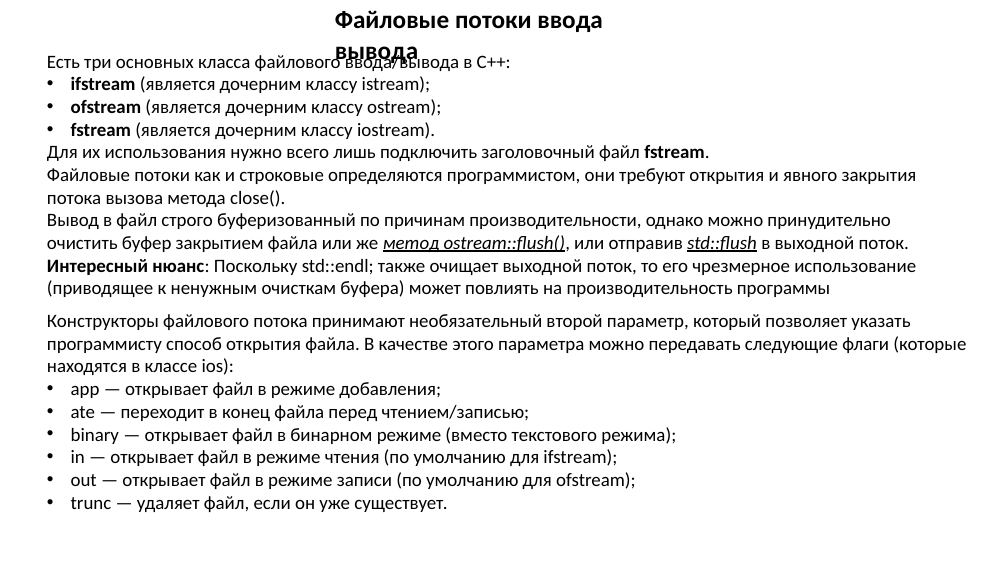
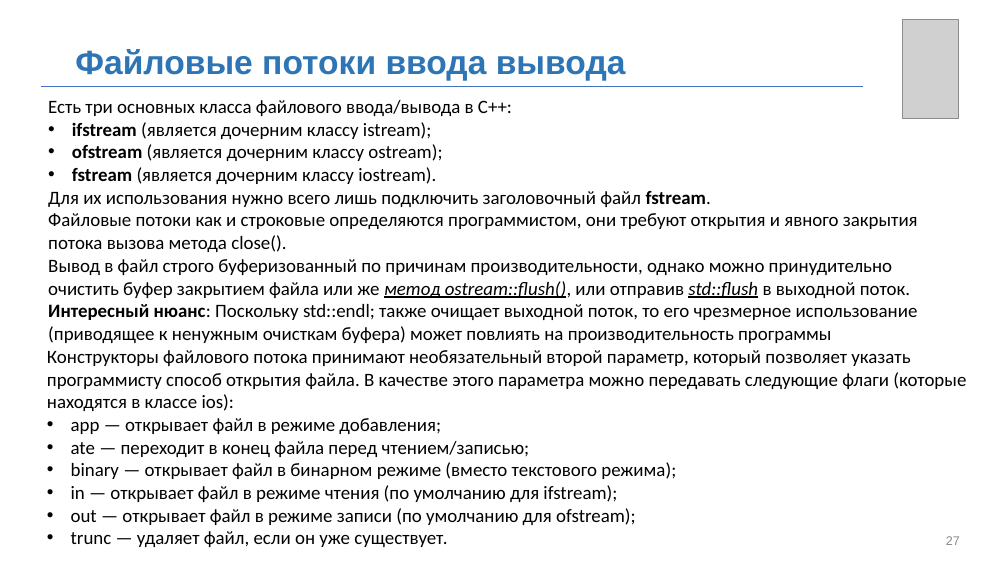
Before and after one commit to MUCTR-IKT-CPP/cpp_course, a slide deck: slide 27 of Лекции/2022/6/Абстрактные классы.pptx (slide 18 before the commit). Drawn at 1008x567 pixels with LibreOffice and Linux fonts; fonts in the diff are those of the drawing; grey boxes stand for pictures; background and template pictures are left out. Boxes give left, top, right and bottom in pixels: in the first picture for what was removed or moved away, otherwise in the second. Text is boxed around its words. In the diff, an @@ line names an element or a change of style, - is before the commit and + after.

```diff
--- a/Лекции/2022/6/Абстрактные классы.pptx
+++ b/Лекции/2022/6/Абстрактные классы.pptx
@@ picture added at (902,20,958,119) @@
@@ text "Файловые потоки ввода вывода": place and size @@
-text "Файловые потоки ввода вывода" at (335,10,603,65)
+text "Файловые потоки ввода вывода" at (75,49,626,81)
@@ text "Файловые потоки ввода вывода" at (75,49,626,81): size 24 to 32 pt, font Calibri to Arial, text colour #000000 to #2E75B6; vertical alignment top to middle @@
@@ line added from (41, 86) to (864, 86), #4472C4 0.5 pt @@
@@ text "Есть три основных класса файлового ...": place and size @@
-text "Есть три основных класса файлового ..." at (47,52,917,297)
+text "Есть три основных класса файлового ..." at (48,100,918,343)
@@ text "Конструкторы файлового потока принимают необязательный ...": place and size @@
-text "Конструкторы файлового потока принимают необязательный ..." at (47,314,966,512)
+text "Конструкторы файлового потока принимают необязательный ..." at (47,350,966,547)
@@ page number added at (946,536,960,545), 12 pt, text #8C8C8C @@
+27
```
Also in this commit, not shown: 18 other slides changed, 10 slides added, 1 slide removed, 4 other files.
